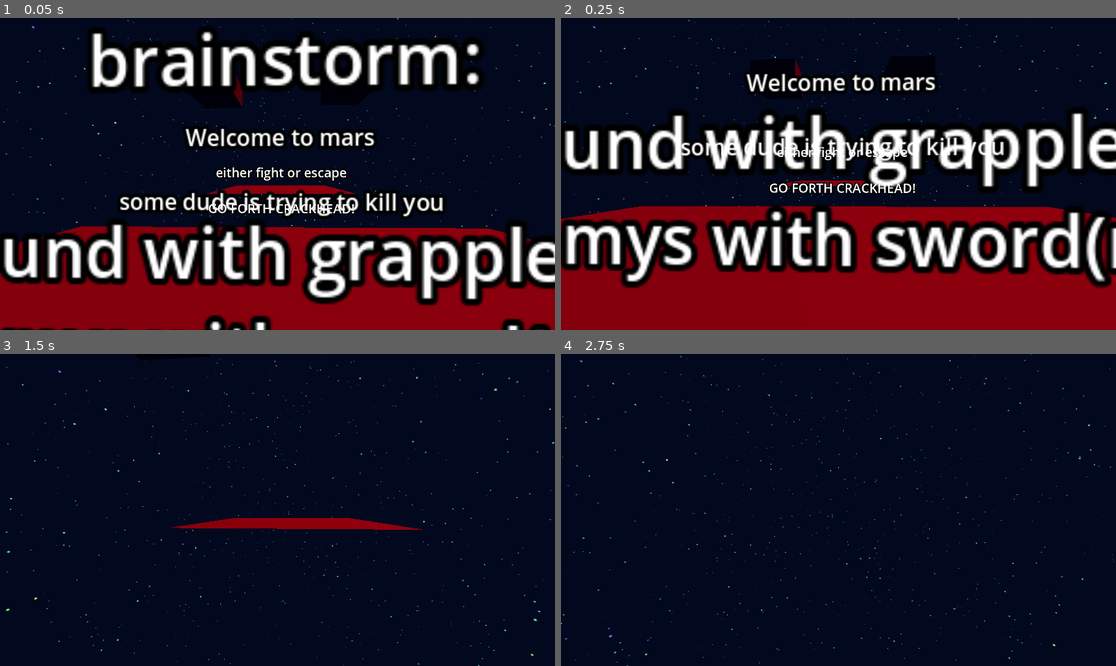
Above: before the commit, frames 1-4 (two rows, left to right).
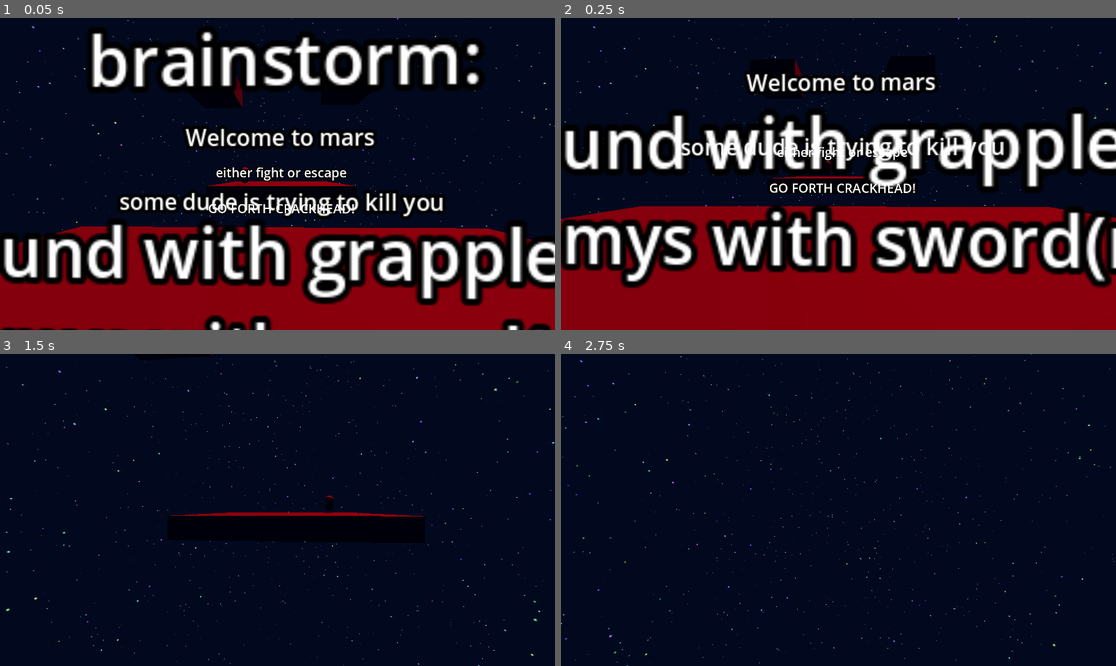
Above: after the commit, the same moments.

Repository: DeanLemans/first-vr-game
Game: Godot game, scene res://scenes/main.tscn
The game is run twice, just before and just after one commit, with the same random seed, the same clock (stepped at 60 frames per second) and the same inputs.
Inputs (mouse positions are in pixels of both pictures, inside the frame that each line leads up to):
- Up to frame 1 (0.05 s): no input
- Up to frame 2 (0.25 s): no input
- Up to frame 3 (1.5 s): tap Enter at 0.5 s; move the mouse to (305, 510) at 0.52 s; hold W from 0.53 s (still down); tap 1 at 0.6 s; click (305, 510) at 0.67 s; move the mouse to (249, 510) at 1.27 s; tap 2 at 1.35 s
- Up to frame 4 (2.75 s): keep holding W; move the mouse to (849, 503) at 2.02 s; tap 3 at 2.1 s

The runs differ from the first frame. In frame 1, 0.8% of the frame differs, in the area x 37-64%, y 47-59%; in frame 2, 0.2%; in frame 3, 1.6%, in the area x 30-77%, y 45-61%; in frame 4, nothing differs.

Commit message:
moving enemy pill

Diff:
--- /dev/null
+++ b/scenes/enemy.tscn
@@ -0,0 +1,25 @@
+[gd_scene load_steps=5 format=3 uid="uid://caf80o7kalytb"]
+
+[sub_resource type="StandardMaterial3D" id="StandardMaterial3D_6h21k"]
+albedo_color = Color(1, 0.178026, 0.58171, 1)
+
+[sub_resource type="CapsuleMesh" id="CapsuleMesh_6lksr"]
+material = SubResource("StandardMaterial3D_6h21k")
+
+[sub_resource type="BoxMesh" id="BoxMesh_tcafr"]
+size = Vector3(0.5, 0.1, 0.5)
+
+[sub_resource type="CapsuleShape3D" id="CapsuleShape3D_oly34"]
+
+[node name="enemy" type="CharacterBody3D"]
+transform = Transform3D(0.3, 0, 0, 0, 0.3, 0, 0, 0, 0.3, 0, 0, 0)
+
+[node name="MeshInstance3D" type="MeshInstance3D" parent="."]
+mesh = SubResource("CapsuleMesh_6lksr")
+
+[node name="MeshInstance3D2" type="MeshInstance3D" parent="."]
+transform = Transform3D(1, 0, 0, 0, 1, 0, 0, 0, 1, 0, 0.435396, 0.438899)
+mesh = SubResource("BoxMesh_tcafr")
+
+[node name="CollisionShape3D" type="CollisionShape3D" parent="."]
+shape = SubResource("CapsuleShape3D_oly34")
--- a/scenes/main.tscn
+++ b/scenes/main.tscn
@@ -1,11 +1,14 @@
-[gd_scene load_steps=15 format=3 uid="uid://bbuxqykhqie0j"]
+[gd_scene load_steps=21 format=3 uid="uid://bbuxqykhqie0j"]
 
+[ext_resource type="Script" path="res://scenes/main.gd" id="1_c3733"]
 [ext_resource type="PackedScene" uid="uid://bptevpddvxpy7" path="res://scenes/cube.tscn" id="1_lh74o"]
 [ext_resource type="Shader" path="res://skyshader.gdshader" id="2_10auy"]
 [ext_resource type="PackedScene" uid="uid://clc5dre31iskm" path="res://addons/godot-xr-tools/xr/start_xr.tscn" id="3_54cko"]
 [ext_resource type="PackedScene" uid="uid://cpqsjw2xcc8gl" path="res://scenes/player.tscn" id="4_bu5rb"]
 [ext_resource type="PackedScene" uid="uid://dikiirt45lnih" path="res://sword.tscn" id="5_163go"]
 [ext_resource type="PackedScene" uid="uid://dbv1hvxufc1al" path="res://scenes/push_button.tscn" id="6_xgrle"]
+[ext_resource type="Script" path="res://scenes/path_follow_3d.gd" id="7_b788u"]
+[ext_resource type="PackedScene" uid="uid://caf80o7kalytb" path="res://scenes/enemy.tscn" id="7_hxdng"]
 
 [sub_resource type="ShaderMaterial" id="ShaderMaterial_1bamh"]
 shader = ExtResource("2_10auy")
@@ -32,7 +35,6 @@
 size = Vector3(1, 0.5, 1)
 
 [sub_resource type="BoxShape3D" id="BoxShape3D_43sph"]
-size = Vector3(1, 10, 10)
 
 [sub_resource type="PlaneMesh" id="PlaneMesh_kqclh"]
 size = Vector2(5, 5)
@@ -40,10 +42,24 @@
 [sub_resource type="ConcavePolygonShape3D" id="ConcavePolygonShape3D_0aslw"]
 data = PackedVector3Array(2.5, 0, 2.5, -2.5, 0, 2.5, 2.5, 0, -2.5, -2.5, 0, 2.5, -2.5, 0, -2.5, 2.5, 0, -2.5)
 
+[sub_resource type="BoxMesh" id="BoxMesh_wgcka"]
+size = Vector3(5, 0.5, 5)
+
+[sub_resource type="BoxShape3D" id="BoxShape3D_8g1ea"]
+size = Vector3(5, 0.5, 5)
+
 [sub_resource type="BoxShape3D" id="BoxShape3D_m8ia3"]
 size = Vector3(15, 1, 20)
 
+[sub_resource type="Curve3D" id="Curve3D_oec8t"]
+_data = {
+"points": PackedVector3Array(0, 0, 0, 0, 0, 0, -0.560685, -0.015055, 1.05327, 0, 0, 0, 0, 0, 0, 2.48706, -0.0151139, 1.06133, 0, 0, 0, 0, 0, 0, 2.44151, -0.0151139, -2.35496, 0, 0, 0, 0, 0, 0, -0.601266, -0.0151139, -2.31852, 0, 0, 0, 0, 0, 0, -0.560685, -0.015055, 1.05327),
+"tilts": PackedFloat32Array(0, 0, 0, 0, 0)
+}
+point_count = 5
+
 [node name="main" type="Node3D"]
+script = ExtResource("1_c3733")
 
 [node name="PickableObject" parent="." instance=ExtResource("1_lh74o")]
 transform = Transform3D(1, 0, 0, 0, 1, 0, 0, 0, 1, -1.01025, 0.336525, 0)
@@ -118,13 +134,13 @@
 
 [node name="floor2" type="MeshInstance3D" parent="."]
 transform = Transform3D(1, 0, 0, 0, 1, 0, 0, 0, 1, 0, 0, -9.2619)
-mesh = SubResource("PlaneMesh_kqclh")
+mesh = SubResource("BoxMesh_wgcka")
 
 [node name="StaticBody3D" type="StaticBody3D" parent="floor2"]
 collision_mask = 17
 
 [node name="CollisionShape3D" type="CollisionShape3D" parent="floor2/StaticBody3D"]
-shape = SubResource("ConcavePolygonShape3D_0aslw")
+shape = SubResource("BoxShape3D_8g1ea")
 
 [node name="DontFallForever" type="Area3D" parent="."]
 transform = Transform3D(1, 0, 0, 0, 1, 0, 0, 0, 1, 0, -0.826705, -0.349328)
@@ -141,3 +157,14 @@
 
 [node name="Player" parent="." instance=ExtResource("4_bu5rb")]
 transform = Transform3D(1, 0, 0, 0, 1, 0, 0, 0, 1, 0, 0.664697, 0)
+
+[node name="Path3D" type="Path3D" parent="."]
+transform = Transform3D(1, 0, 0, 0, 1, 0, 0, 0, 1, -1.01025, 0.336525, -8.78177)
+curve = SubResource("Curve3D_oec8t")
+
+[node name="PathFollow3D" type="PathFollow3D" parent="Path3D"]
+transform = Transform3D(-0.00264397, 1.93026e-05, -0.999991, 0, 1, 1.93026e-05, 0.999991, 5.1036e-08, -0.00264397, -0.560685, -0.015055, 1.05327)
+script = ExtResource("7_b788u")
+
+[node name="enemy" parent="Path3D/PathFollow3D" instance=ExtResource("7_hxdng")]
+transform = Transform3D(0.3, 0, -5.82077e-11, 0, 0.3, -4.63636e-13, 5.82077e-11, -9.04138e-15, 0.3, 0, 0.286905, 5.60284e-06)
--- /dev/null
+++ b/scenes/path_follow_3d.gd
@@ -0,0 +1,4 @@
+extends PathFollow3D
+
+func _process(delta: float) -> void:
+	progress += 4 * delta
